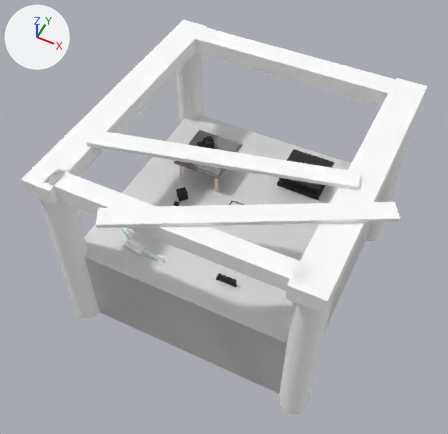
One commit to the glTF model assets/models/scene.glb: the scene before it, then after it.
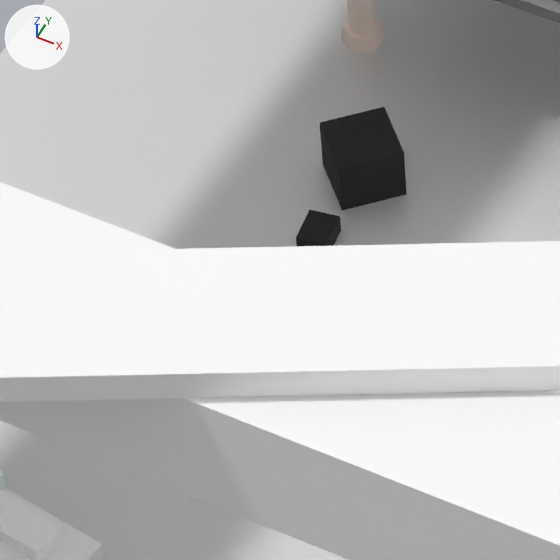
The first picture shows the older version from a 50 mm lens placed at (188.0, -408.0, 482.0), pointed at (-6.0, -20.0, -3.0). The close-ups show both versions on the part from 30% to 47% of the width and 40% to 57% of the height of that picture; other places that the commit changed are outside them. Lighting does not change. The marker at upper left points along +X, +Y and +Z. Where no turn or scale is listed for an object, it has been applied to the vertices.
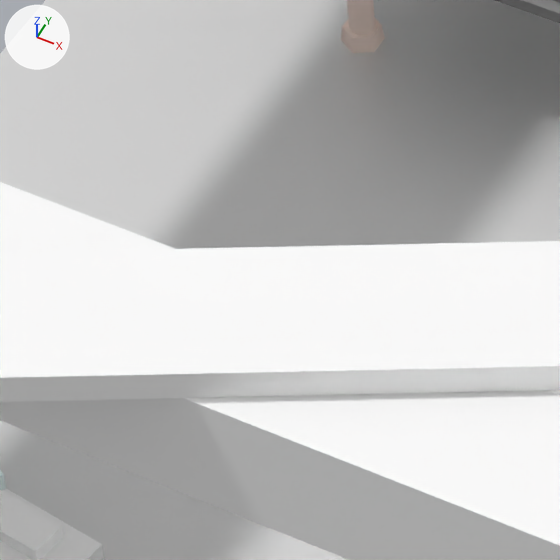
Where the newer file only moved an object's origin or applied its transform, the numbers keep the older frame.

Changed parts and their boxes [x1, y1, x2, y2] in the close-ups (560 x 560 px):
'Box.008', moved (not visible afterwards): before [320, 107, 407, 210]
'Box.009', moved (not visible afterwards): before [296, 210, 341, 246]

The change, as a list of edits to the scene's bpy script:
```text
Change ob_box_008:
    ob_box_008.location: (-62.3, -8.5, -5.9) -> (-31.0, -41.8, -5.9)
Change ob_box_009:
    ob_box_009.location: (-62.2, -22.3, -8.8) -> (-20.0, -41.4, -8.8)
```
